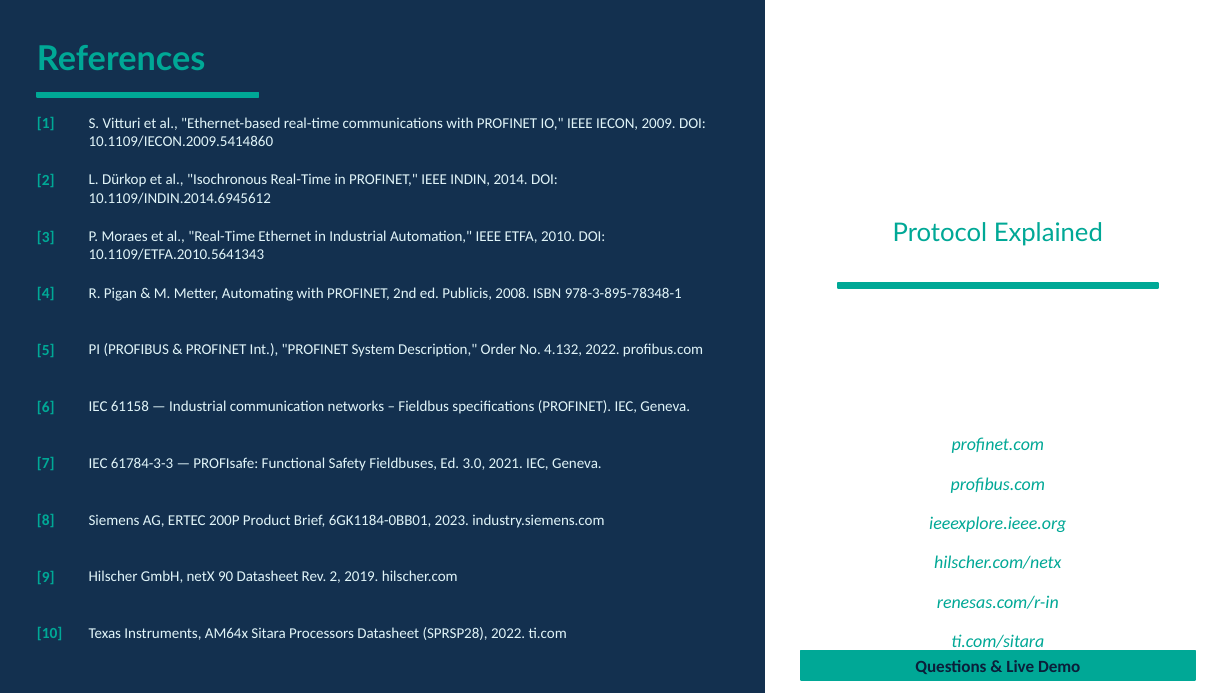
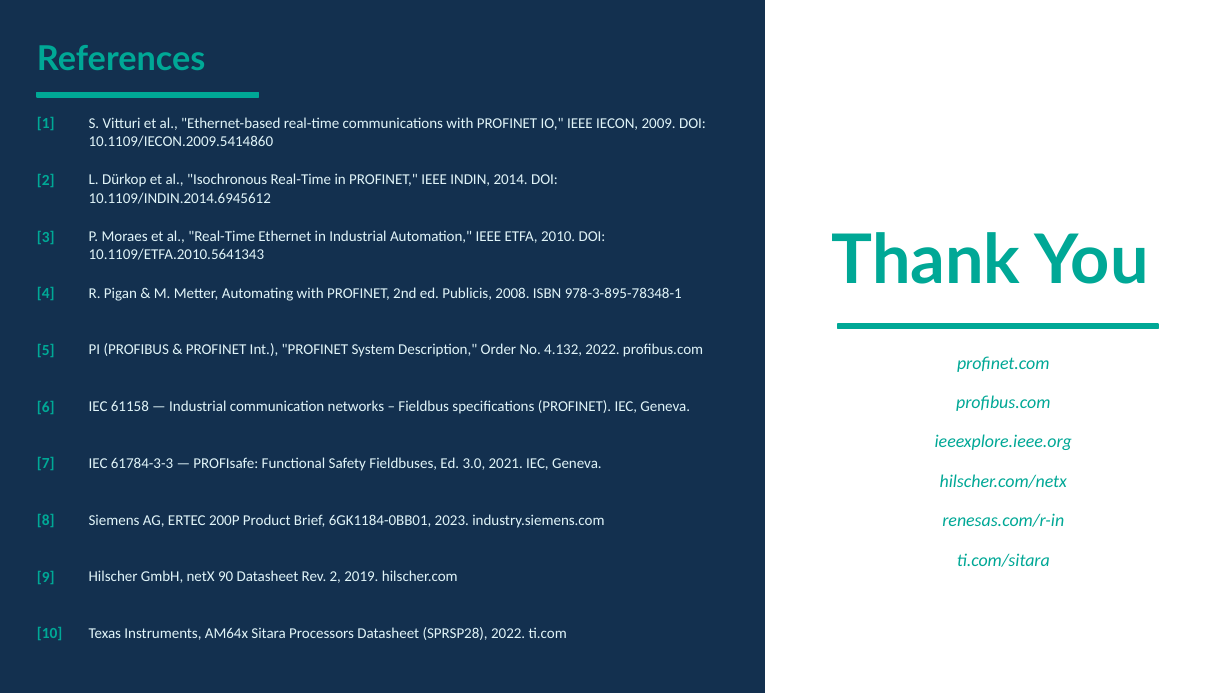
Before and after one commit to MoAbdoHSHL/Hardware-Engineering-Gr_A3, a slide deck: slide 30 of PROFINET_Protocol_Final_B2.pptx (slide 34 before the commit). Drawn at 1232x693 pixels with LibreOffice and Linux fonts; fonts in the diff are those of the drawing. Boxes give left, top, right and bottom in pixels: in the first picture for what was removed or moved away, otherwise in the second. Text is boxed around its words. In the diff, an @@ line names an element or a change of style, - is before the commit and + after.

```diff
--- a/PROFINET_Protocol_Final_B2.pptx
+++ b/PROFINET_Protocol_Final_B2.pptx
@@ text added at (x1=832, y1=232, x2=1148, y2=284), 40 pt, text #00A896, bold @@
+Thank You
@@ text removed at (x1=893, y1=222, x2=1103, y2=246) @@
-Protocol Explained
@@ rectangle moved from (x1=838, y1=283, x2=1158, y2=288) to (x1=838, y1=324, x2=1158, y2=329) @@
@@ 6 texts moved together from (x1=929, y1=437, x2=1066, y2=653) to (x1=935, y1=356, x2=1072, y2=567) @@
@@ rectangle removed at (x1=801, y1=650, x2=1195, y2=680) @@
@@ text removed at (x1=915, y1=660, x2=1080, y2=674) @@
-Questions & Live Demo
```
Also in this commit, not shown: 7 other slides changed, 5 slides added, 9 slides removed, 6 other files.
